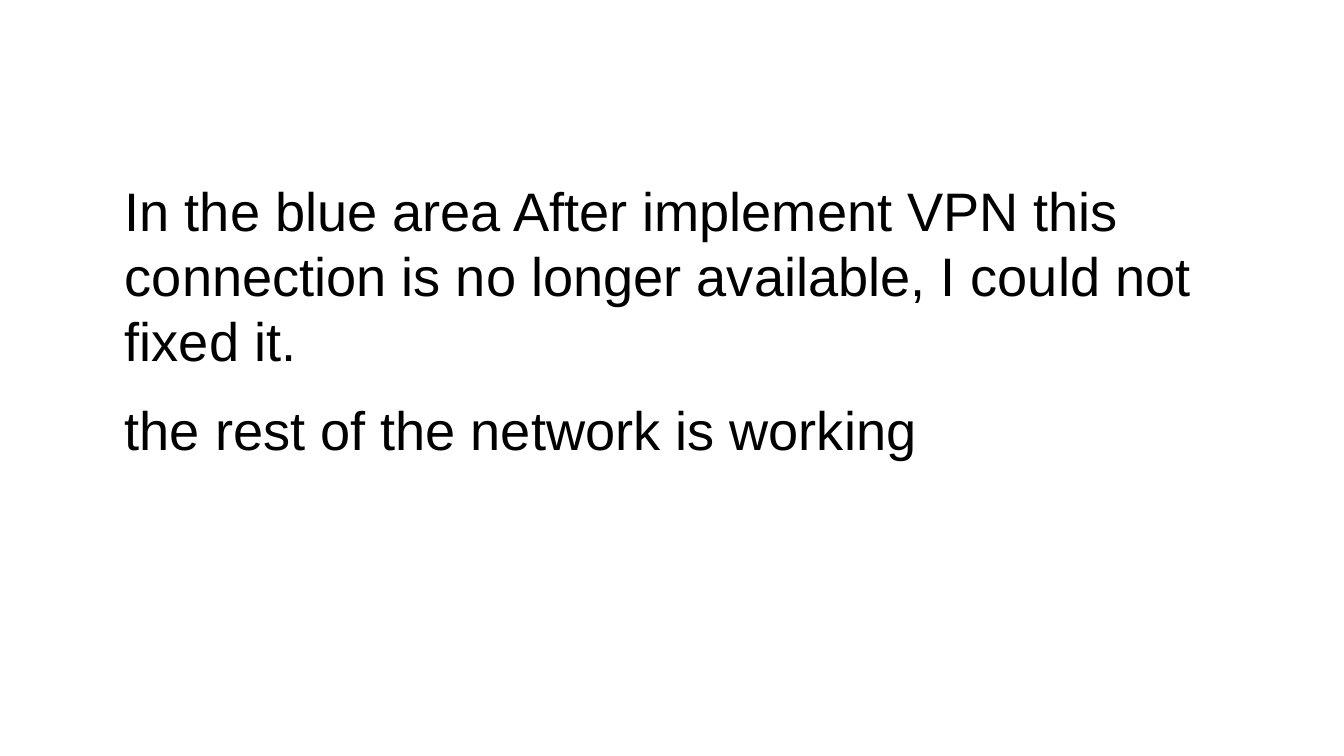
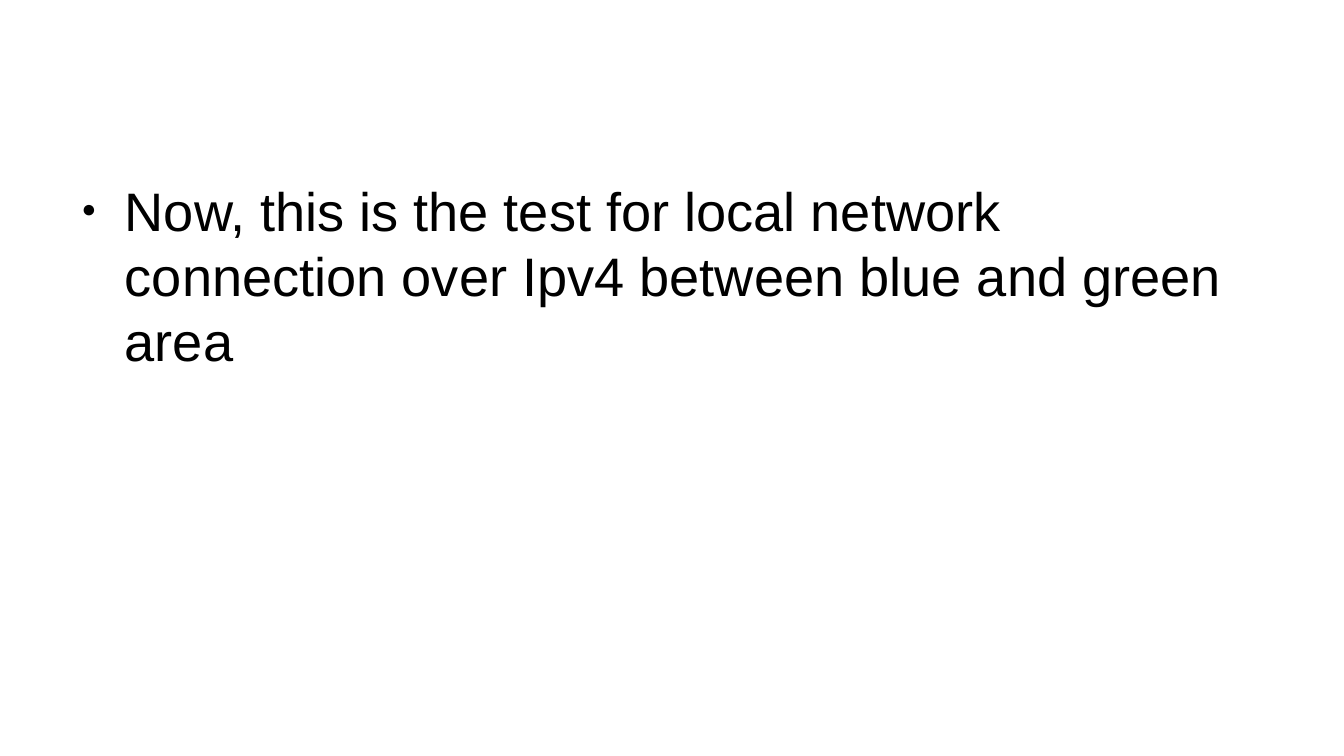
Before and after one commit to Advanced-Diploma-of-IT-Tel-Network-Eng/Assessments, a slide deck: slide 26 of TERM1-BLOCK1/2-ICTNWK541-Configure_Verify_Troubleshoot_WAN_links-IP_services/Assessmet_Task2/Task2/guide-presentation.pptx. Drawn at 1344x756 pixels with LibreOffice and Linux fonts; fonts in the diff are those of the drawing. Boxes give left, top, right and bottom in pixels: in the first picture for what was removed or moved away, otherwise in the second. Text is boxed around its words. In the diff, an @@ line names an element or a change of style, - is before the commit and + after.

Commit message:
presentation updated

```diff
--- a/TERM1-BLOCK1/2-ICTNWK541-Configure_Verify_Troubleshoot_WAN_links-IP_services/Assessmet_Task2/Task2/guide-presentation.pptx
+++ b/TERM1-BLOCK1/2-ICTNWK541-Configure_Verify_Troubleshoot_WAN_links-IP_services/Assessmet_Task2/Task2/guide-presentation.pptx
@@ text at (x1=125, y1=191, x2=1221, y2=362): text changed @@
-In the blue area After implement VPN this connection is no longer available, I could not fixed it.
-the rest of the network is working
+● Now, this is the test for local network connection over Ipv4 between blue and green area
```
Also in this commit, not shown: 5 other files.
